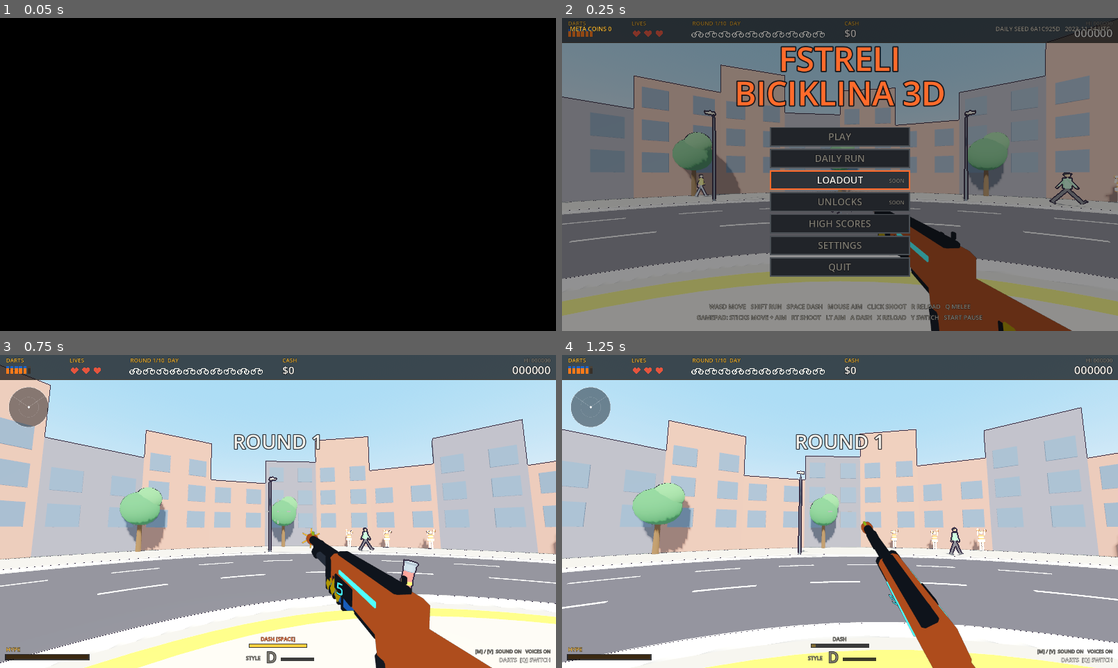
Above: before the commit, frames 1-4 (two rows, left to right).
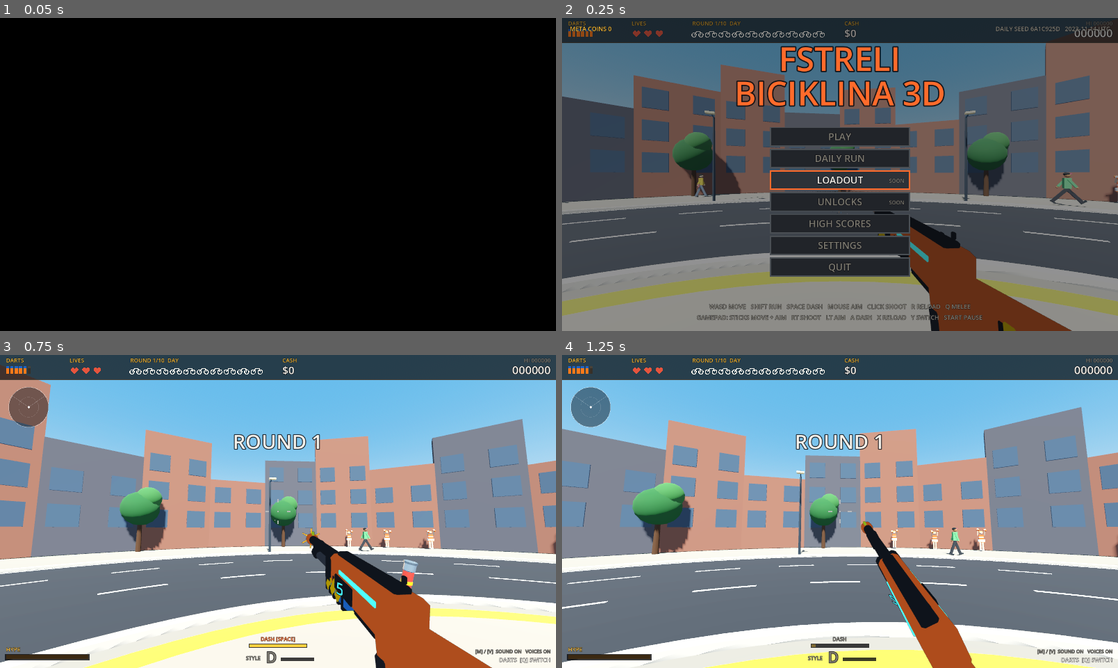
Above: after the commit, the same moments.

Repository: GVihi/FstreliBiciklina3D
Game: Godot game, scene res://main.tscn
The game is run twice, just before and just after one commit, with the same random seed, the same clock (stepped at 60 frames per second) and the same inputs.
Inputs (mouse positions are in pixels of both pictures, inside the frame that each line leads up to):
- Up to frame 1 (0.05 s): no input
- Up to frame 2 (0.25 s): no input
- Up to frame 3 (0.75 s): tap Enter at 0.5 s; move the mouse to (400, 495) at 0.52 s; hold Right from 0.53 s (still down); tap R at 0.6 s; click (400, 495) at 0.67 s
- Up to frame 4 (1.25 s): keep holding Right; tap Space at 0.77 s

Frame 1 is identical in both runs. In frame 2, 47% of the frame differs, in the area x 0-100%, y 8-85%; in frame 3, 69%; in frame 4, 75%, in the area x 0-100%, y 8-100%.

Commit message:
Switch off the toon look behind a flag (F1)
Roadmap item: "Switch off the outline pass and flat unlit toon materials
behind a flag; simple lit low-poly materials become the default".

New flag Toon.ENABLED (scripts/toon.gd), false by default:
- main.gd: the outline quad is only created when the flag is on.
- util.gd: Util.mat() only uses toon diffuse and specular when it is on, so
  every shared material is ordinarily lit otherwise.
- models.gd: the jelly club shader gets its render modes from the flag, so
  it matches the other materials.
- hud.gd: the OUTLINES row in the settings panel is hidden while the flag is
  off (rows come from setting_rows(), the panel resizes with them).
- input.gd, settings.gd: F10 does nothing and apply_quality() skips the quad
  while the flag is off.
Unshaded effect materials (sparks, strips, rings, confetti) are unchanged.
Setting the flag to true restores the old look. The flag and toon.gd are
removed in F12.

Checked by rendering the game with Godot 4.7 on a software renderer (Xvfb,
llvmpipe) before and after: docs/screenshots/f1-toon-off-before.png and
f1-toon-off-after.png. All scripts pass --check-only, the headless CI load
step passes with the flag false and true, and the settings panel shows nine
rows. Not checked: real hardware, frame time, the jelly club in motion.

Co-Authored-By: Claude Sonnet 5.5 <noreply@anthropic.com>
Claude-Session: https://claude.ai/code/session_01BbGMeTTr5wGRfktyCmW1rg

Diff:
--- a/scripts/hud.gd
+++ b/scripts/hud.gd
@@ -4,6 +4,8 @@
 
 var g = null
 var font: Font
+
+const Toon = preload("res://scripts/toon.gd")
 
 const GOLD = Color(0.95, 0.71, 0.19)
 const RED = Color(0.9, 0.33, 0.24)
@@ -516,7 +518,7 @@
 
 
 # ---------------------------------------------------------------- settings panel (pause screen / title with TAB)
-const SETTING_ROWS = [
+const ALL_SETTING_ROWS = [
 	{"id": "fov", "label": "FIELD OF VIEW", "min": 60.0, "max": 105.0, "fmt": "%d"},
 	{"id": "sens", "label": "MOUSE SENSITIVITY", "min": 0.3, "max": 3.0, "fmt": "%.1fx"},
 	{"id": "assist", "label": "AIM ASSIST (STICK)", "min": 0.0, "max": 1.0, "fmt": "pct"},
@@ -529,6 +531,18 @@
 	{"id": "voices", "label": "VOICES", "toggle": true}
 ]
 
+var _setting_rows = null
+
+
+# the rows that are shown: the OUTLINES switch only exists while the toon look is on (toon.gd)
+func setting_rows() -> Array:
+	if _setting_rows == null:
+		_setting_rows = []
+		for row in ALL_SETTING_ROWS:
+			if row["id"] != "outline" or Toon.ENABLED:
+				_setting_rows.append(row)
+	return _setting_rows
+
 
 func settings_visible() -> bool:
 	return (
@@ -543,7 +557,7 @@
 func panel_rect() -> Rect2:
 	var k = size.y / 720.0
 	var w = 560.0 * k
-	var h = (44.0 + SETTING_ROWS.size() * 34.0 + 12.0) * k
+	var h = (44.0 + setting_rows().size() * 34.0 + 12.0) * k
 	return Rect2((size.x - w) * 0.5, (size.y - h) * 0.5, w, h)
 
 
@@ -567,22 +581,22 @@
 func setting_at(pos: Vector2) -> String:
 	if not settings_visible():
 		return ""
-	for i in range(SETTING_ROWS.size()):
+	for i in range(setting_rows().size()):
 		if row_rect(i).has_point(pos):
-			return SETTING_ROWS[i]["id"]
+			return setting_rows()[i]["id"]
 	return ""
 
 
 func is_toggle(id: String) -> bool:
-	for row in SETTING_ROWS:
+	for row in setting_rows():
 		if row["id"] == id:
 			return row.get("toggle", false) or row.has("choices")
 	return false
 
 
 func apply_slider(id: String, pos: Vector2) -> void:
-	for i in range(SETTING_ROWS.size()):
-		var row = SETTING_ROWS[i]
+	for i in range(setting_rows().size()):
+		var row = setting_rows()[i]
 		if row["id"] == id:
 			var tr = track_rect(i)
 			var t = clampf((pos.x - tr.position.x) / tr.size.x, 0.0, 1.0)
@@ -597,8 +611,8 @@
 		"SETTINGS", pr.position.x + pr.size.x * 0.5, pr.position.y + 30.0 * k, int(20 * k), GOLD, 1
 	)
 	var mp = get_viewport().get_mouse_position()
-	for i in range(SETTING_ROWS.size()):
-		var row = SETTING_ROWS[i]
+	for i in range(setting_rows().size()):
+		var row = setting_rows()[i]
 		var r = row_rect(i)
 		if r.has_point(mp):
 			draw_rect(r, Color(1, 1, 1, 0.06))
--- a/scripts/input.gd
+++ b/scripts/input.gd
@@ -1,6 +1,8 @@
 extends RefCounted
 # Input: mouse, keyboard and gamepad handling, menu clicks and weapon switching.
 # Shared game state stays on main.gd (g); this file holds the logic.
+
+const Toon = preload("res://scripts/toon.gd")
 
 var g = null
 
@@ -113,7 +115,7 @@
 			g.add_note("VOICE EFFECTS " + ("ON" if g.sfx.toggle_voice_fx() else "OFF"), g.GOLD)
 		elif kc == KEY_F9:
 			g.settings.cycle_quality()
-		elif kc == KEY_F10:
+		elif kc == KEY_F10 and Toon.ENABLED:
 			g.settings.set_setting("outline", not g.outlines)
 			g.add_note("OUTLINES " + ("ON" if g.outlines else "OFF"), g.GOLD)
 		elif kc == KEY_F8:
--- a/scripts/main.gd
+++ b/scripts/main.gd
@@ -240,7 +240,7 @@
 var cheerleaders = []
 var melee_ring: MeshInstance3D
 var flash_mat: Material
-var outline_quad: MeshInstance3D
+var outline_quad: MeshInstance3D  # null while Toon.ENABLED is false
 var viewmodel = null  # viewmodel.gd, null when VIEWMODEL_PASS is off
 var strip_mat: StandardMaterial3D
 var disc_mat: StandardMaterial3D
@@ -302,8 +302,9 @@
 	cam.position = Vector3(0, EYE_STAND, 0)
 	player.add_child(cam)
 	cam.make_current()
-	outline_quad = Toon.make_outline_quad()
-	cam.add_child(outline_quad)
+	if Toon.ENABLED:
+		outline_quad = Toon.make_outline_quad()
+		cam.add_child(outline_quad)
 	gun = Models.build_gun()
 	cam.add_child(gun["root"])
 	rubber = Models.build_rubber()
--- a/scripts/models.gd
+++ b/scripts/models.gd
@@ -3,6 +3,7 @@
 # Everything is built from primitives so there are no art assets to import.
 
 const Util = preload("res://scripts/util.gd")
+const Toon = preload("res://scripts/toon.gd")
 
 const SKIN = "#e8b98a"
 const SKIN_DARK = "#c79869"
@@ -641,7 +642,7 @@
 const RUBBER_REACH_Z = Vector2(0.2, -1.0)  # z of the knob (in your hand) and of the tip, the same as the model
 const RUBBER_SHADER = """
 shader_type spatial;
-render_mode diffuse_toon, specular_toon;     // the same hard-edged lighting as every other material in the game
+render_mode @RENDER_MODES@;     // filled in by _rubber_shader_code(): toon or ordinary lighting, the same as every other material
 
 uniform vec4 albedo : source_color = vec4(1.0, 0.31, 0.64, 1.0);
 uniform float roughness : hint_range(0.0, 1.0) = 0.12;
@@ -683,6 +684,14 @@
 """
 
 
+# RUBBER_SHADER with the lighting modes that match the rest of the game (see toon.gd, Toon.ENABLED)
+static func _rubber_shader_code() -> String:
+	var modes = (
+		"diffuse_toon, specular_toon" if Toon.ENABLED else "diffuse_burley, specular_schlick_ggx"
+	)
+	return RUBBER_SHADER.replace("@RENDER_MODES@", modes)
+
+
 # swaps every surface of the club for a ShaderMaterial with the wobble; returns those materials (empty if it could not)
 static func _rubber_wobble_materials(club: Node) -> Array:
 	var mi: MeshInstance3D = null
@@ -696,7 +705,7 @@
 	if mi == null or mi.mesh == null:
 		return []
 	var sh = Shader.new()
-	sh.code = RUBBER_SHADER
+	sh.code = _rubber_shader_code()
 	var out = []
 	for i in range(mi.mesh.get_surface_count()):
 		var src = mi.mesh.surface_get_material(i)
--- a/scripts/settings.gd
+++ b/scripts/settings.gd
@@ -21,7 +21,8 @@
 		g.viewmodel.set_msaa(g.get_viewport().msaa_3d)
 	var sun: DirectionalLight3D = g.world["sun"]
 	sun.shadow_enabled = g.quality < 2
-	g.outline_quad.visible = g.outlines and g.quality < 2
+	if g.outline_quad != null:
+		g.outline_quad.visible = g.outlines and g.quality < 2
 	var env: Environment = g.world["env"]
 	env.glow_enabled = g.quality < 2
 
--- a/scripts/toon.gd
+++ b/scripts/toon.gd
@@ -1,6 +1,12 @@
 extends RefCounted
 # Toon look: one full-screen depth-edge outline pass (a single quad, much cheaper than a second copy
 # of every mesh) plus a little bloom. Lit materials use Godot's built-in toon diffuse (see util.gd).
+
+# Milestone F1: the toon look is switched off. false = no outline pass and ordinary lit materials
+# (smooth diffuse and specular), the base for the new chunky low-poly look (docs/ART_DIRECTION.md).
+# true brings back the outline quad, the toon shading and the OUTLINES setting. This whole file and
+# the flag go away in F12 ("Remove toon.gd, the outline option and all leftover cartoon code").
+const ENABLED = false
 
 const SHADER_CODE = """
 shader_type spatial;
--- a/scripts/util.gd
+++ b/scripts/util.gd
@@ -5,6 +5,8 @@
 # Building a rider used to create ~45 meshes and 12 materials from scratch on every spawn, and that
 # was the main source of hitches. Now the first rider builds them and every later one reuses them.
 # Never change a material or mesh you got from here (use glow() for materials you animate).
+
+const Toon = preload("res://scripts/toon.gd")
 
 static var _mats := {}
 static var _meshes := {}
@@ -18,8 +20,9 @@
 	m.albedo_color = col
 	m.roughness = rough
 	m.metallic = metal
-	m.diffuse_mode = BaseMaterial3D.DIFFUSE_TOON  # hard-edged cartoon shading
-	m.specular_mode = BaseMaterial3D.SPECULAR_TOON
+	if Toon.ENABLED:
+		m.diffuse_mode = BaseMaterial3D.DIFFUSE_TOON  # hard-edged cartoon shading
+		m.specular_mode = BaseMaterial3D.SPECULAR_TOON
 	_mats[key] = m
 	return m
 
Binary file added: docs/screenshots/f1-toon-off-after.png
Binary file added: docs/screenshots/f1-toon-off-before.png
Not shown, changed: README.md
